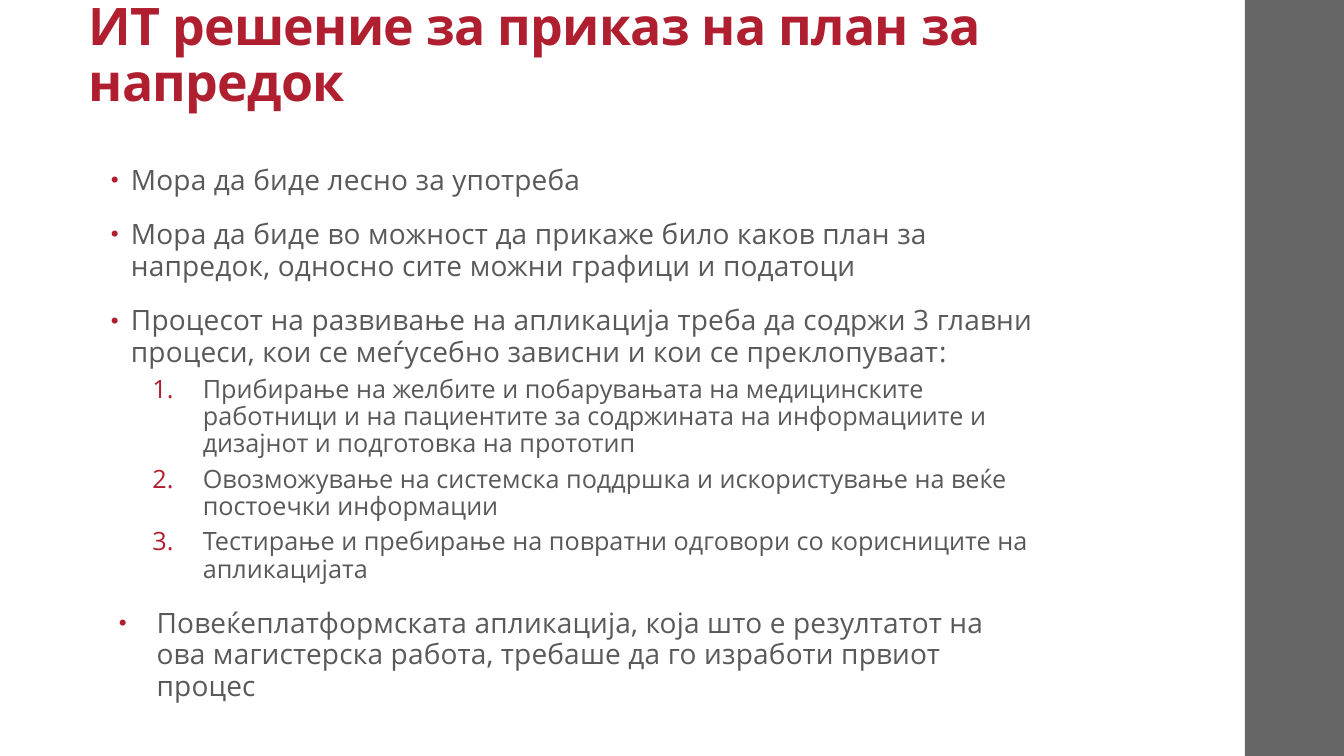
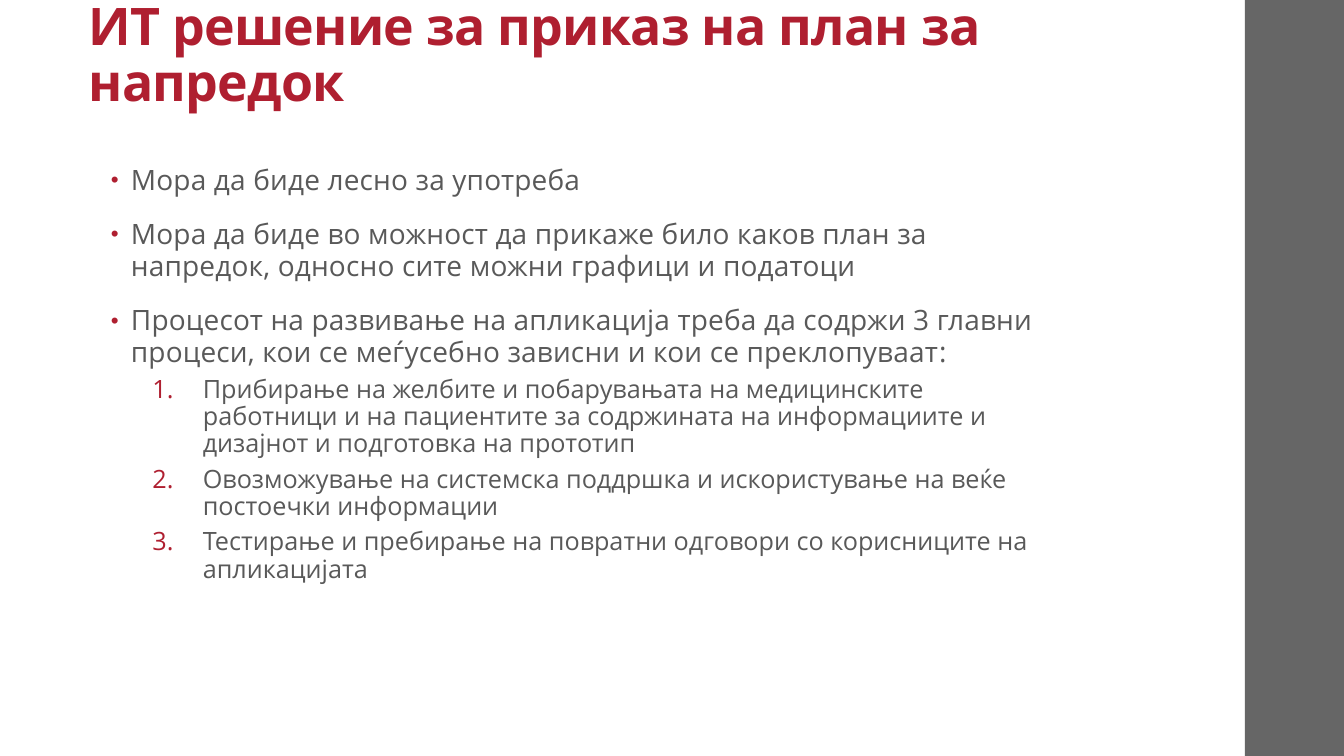
Before and after one commit to AlenDosev/Master, a slide deck: slide 14 of Masters.pptx (slide 16 before the commit). Drawn at 1344x756 pixels with LibreOffice and Linux fonts; fonts in the diff are those of the drawing. Boxes give left, top, right and bottom in pixels: in the first picture for what was removed or moved away, otherwise in the second. Text is boxed around its words. In the diff, an @@ line names an element or a change of style, - is before the commit and + after.

```diff
--- a/Masters.pptx
+++ b/Masters.pptx
@@ text at box(157, 611, 983, 703): paragraph removed @@
-• Повеќеплатформската апликација, која што е резултатот на ова магистерска работа, требаше да го изработи првиот процес
```
Also in this commit, not shown: 4 other slides changed, 4 slides removed, 1 other file.
